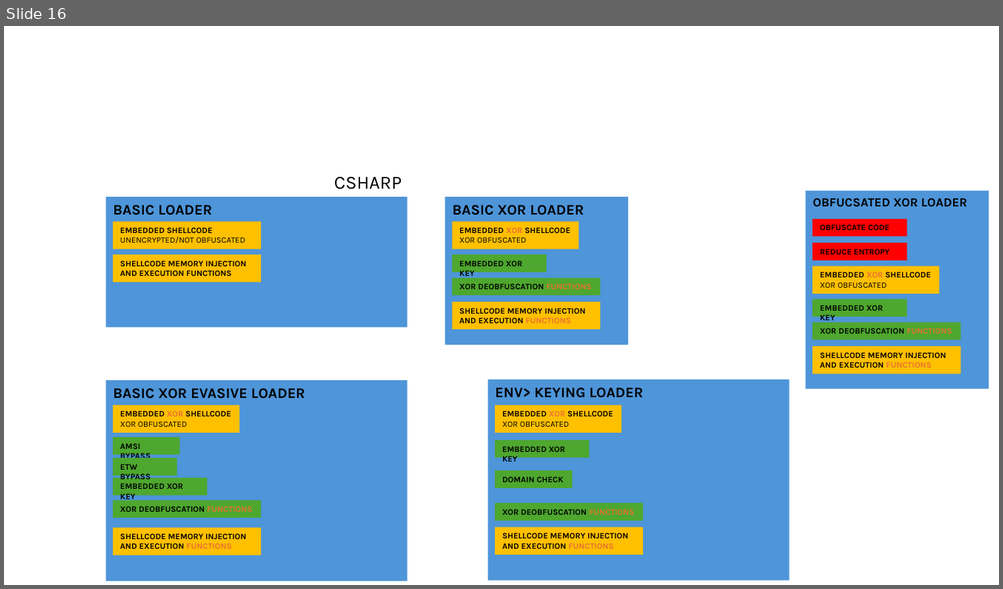
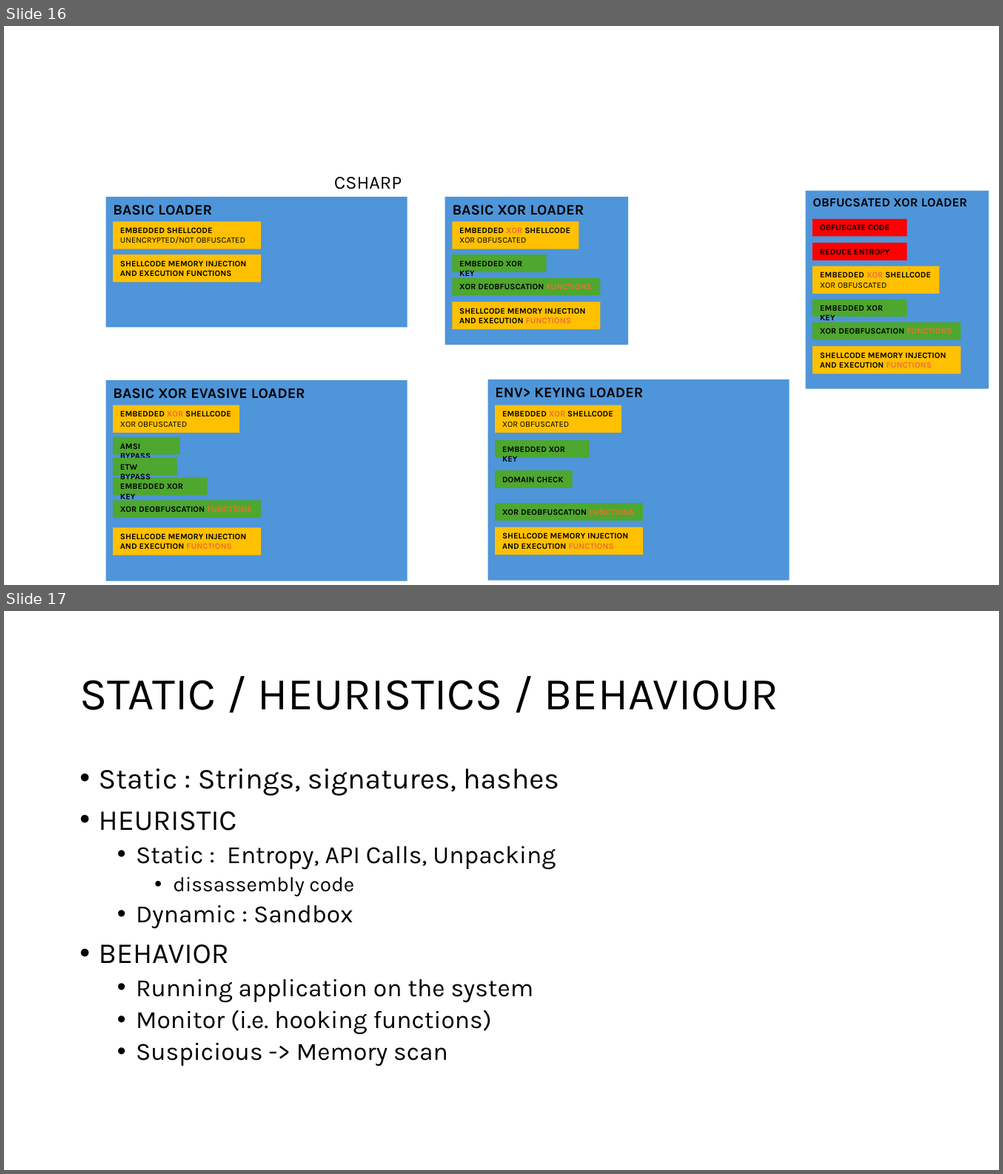
Before and after one commit to crimsoncore/thev, a slide deck: TH 2025.pptx. Shown one above the other, each under a label of ours: slide 16 before the commit, slides 16 and 17 after it. The pictures are 1003x589 and 1003x1174 pixels, drawn with LibreOffice and Linux fonts; fonts in the diff are those of the drawing. Boxes give left, top, right and bottom in pixels: in the first picture for what was removed or moved away, otherwise in the second. Text is boxed around its words. In the diff, an @@ line names an element or a change of style, - is before the commit and + after.

```diff
--- a/TH 2025.pptx
+++ b/TH 2025.pptx
@@ slide 17 added at (x1=4, y1=611, x2=999, y2=1170), background #FFFFFF @@
@@ title added at (x1=79, y1=680, x2=778, y2=710), 44 pt, text #000000 @@
+STATIC / HEURISTICS / BEHAVIOUR
@@ text added at (x1=99, y1=769, x2=559, y2=1067), 24 pt, text #000000 @@
+• Static : Strings, signatures, hashes
+• HEURISTIC
+  • Static : Entropy, API Calls, Unpacking
+    • dissassembly code
+  • Dynamic : Sandbox
+• BEHAVIOR
+  • Running application on the system
+  • Monitor (i.e. hooking functions)
+  • Suspicious -> Memory scan
```
Also in this commit, not shown: 30 other files.
